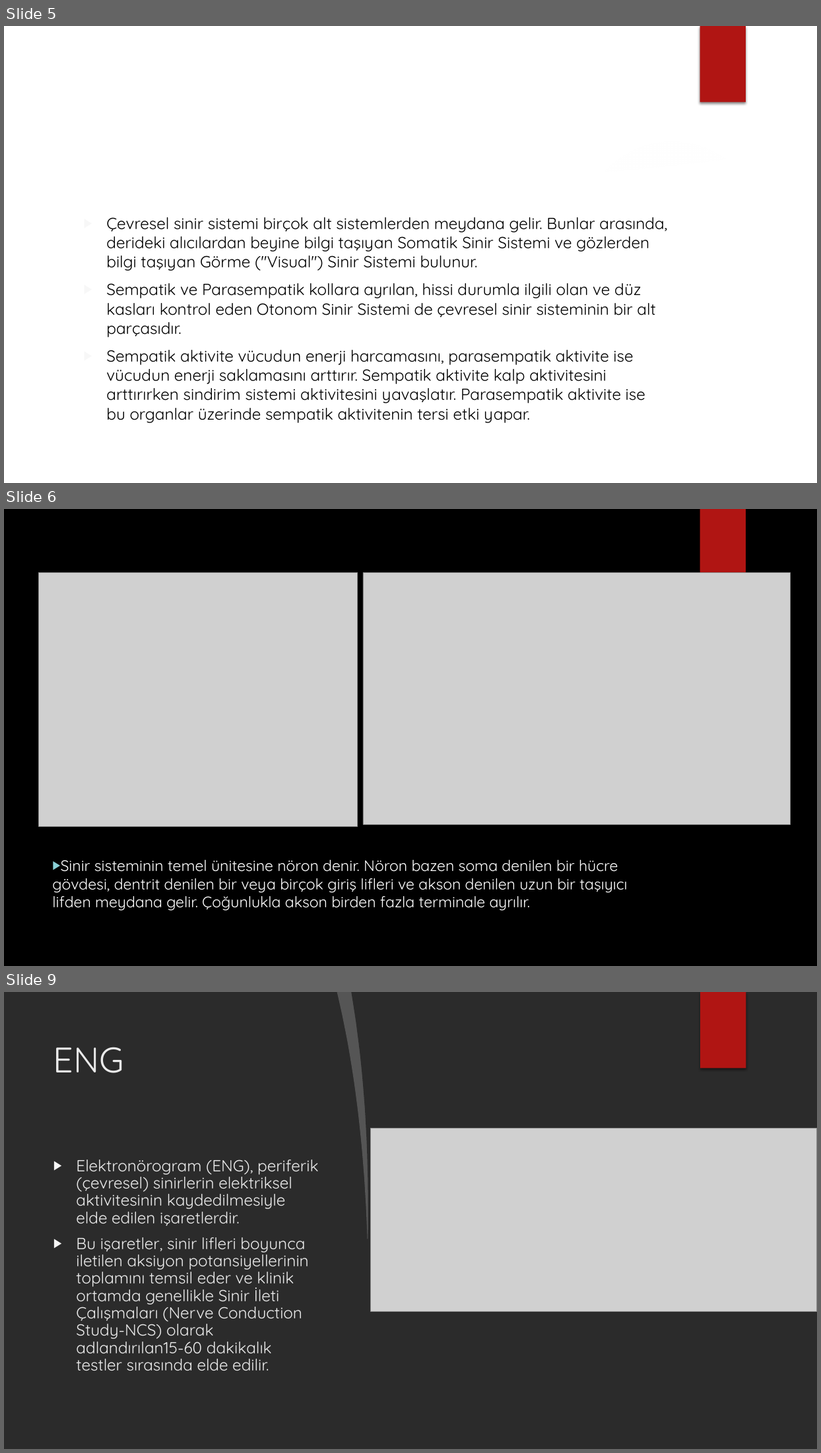
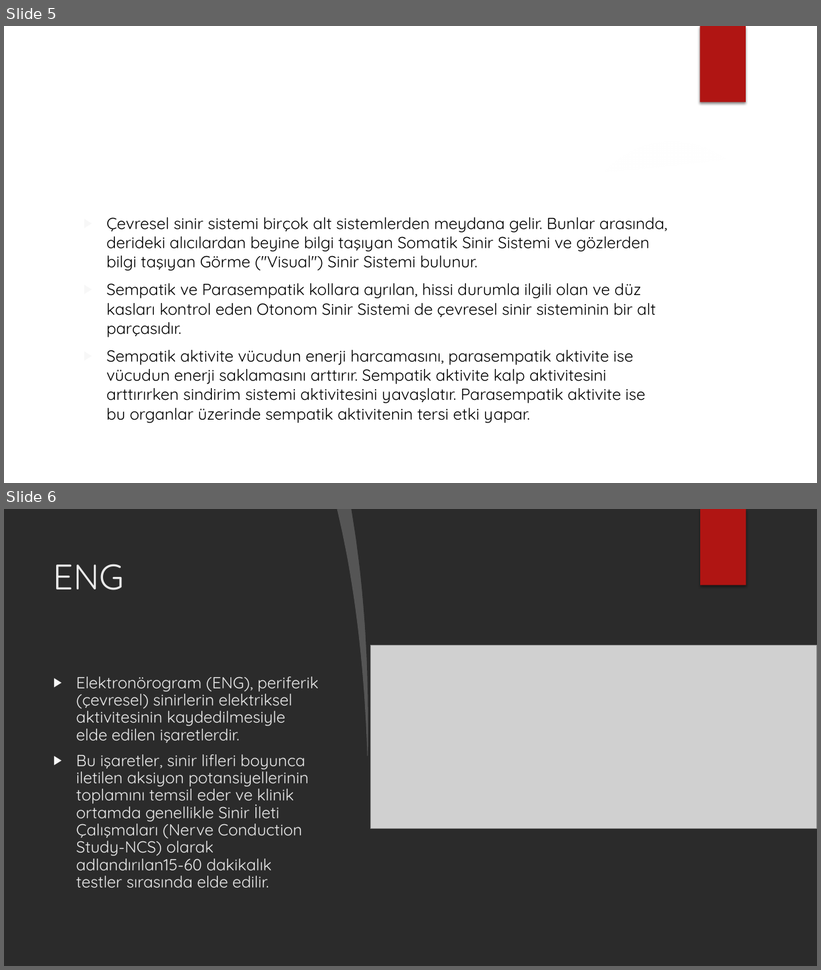
Before and after one commit to karakasmf/Introduction-to-BME, a slide deck: elektronörogram.pptx. Shown one above the other, each under a label of ours: slides 5, 6 and 9 before the commit, slides 5 and 6 after it; the slides between them are not shown. The pictures are 821x1453 and 821x970 pixels, drawn with LibreOffice and Linux fonts; fonts in the diff are those of the drawing; grey boxes stand for pictures; background and template pictures are left out; a plain dark background stands for a picture behind light text. Boxes give left, top, right and bottom in pixels: in the first picture for what was removed or moved away, otherwise in the second. Text is boxed around its words. In the diff, an @@ line names an element or a change of style, - is before the commit and + after.

```diff
--- a/elektronörogram.pptx
+++ b/elektronörogram.pptx
@@ slide 6 removed at [4, 509, 817, 966], background picture (left out); not listed: 1 template element that a slide beside it also shows @@
@@ picture removed at [39, 572, 358, 827] @@
@@ picture removed at [363, 572, 791, 825] @@
@@ text removed at [52, 860, 627, 911] @@
-▶ Sinir sisteminin temel ünitesine nöron denir. Nöron bazen soma denilen bir hücre gövdesi, dentrit denilen bir veya birçok giriş lifleri ve akson denilen uzun bir taşıyıcı lifden meydana gelir. Çoğunlukla akson birden fazla terminale ayrılır.
@@ what was slide 9 is now slide 6 @@
```
Also in this commit, not shown: 14 slides added, 3 other slides removed, 1 other file.
